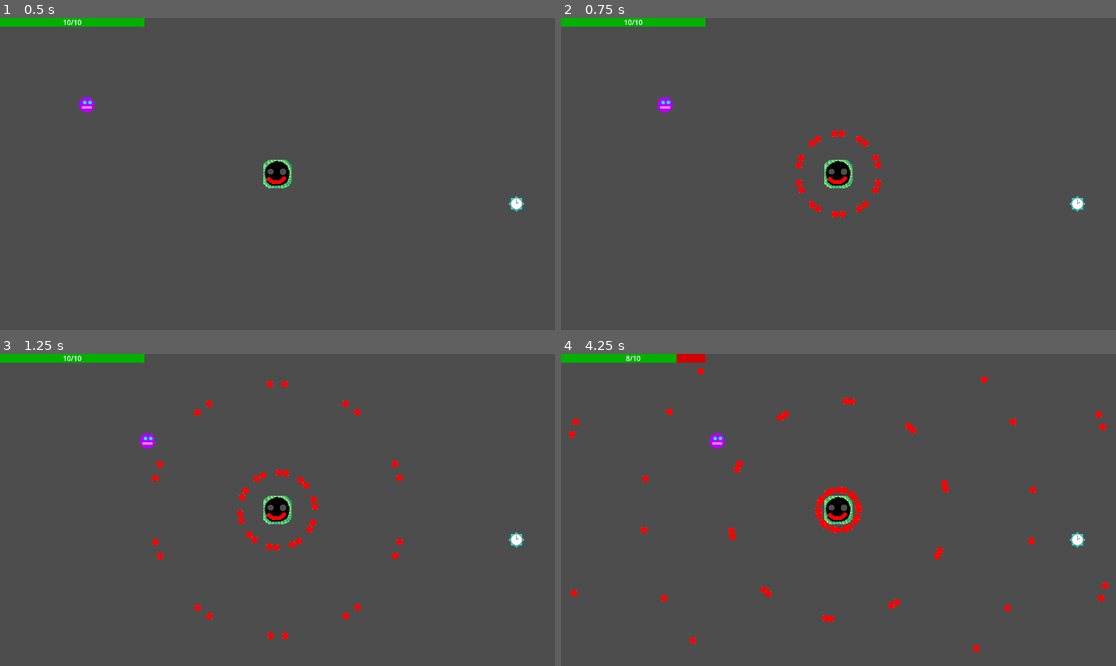
Above: before the commit, frames 1-4 (two rows, left to right).
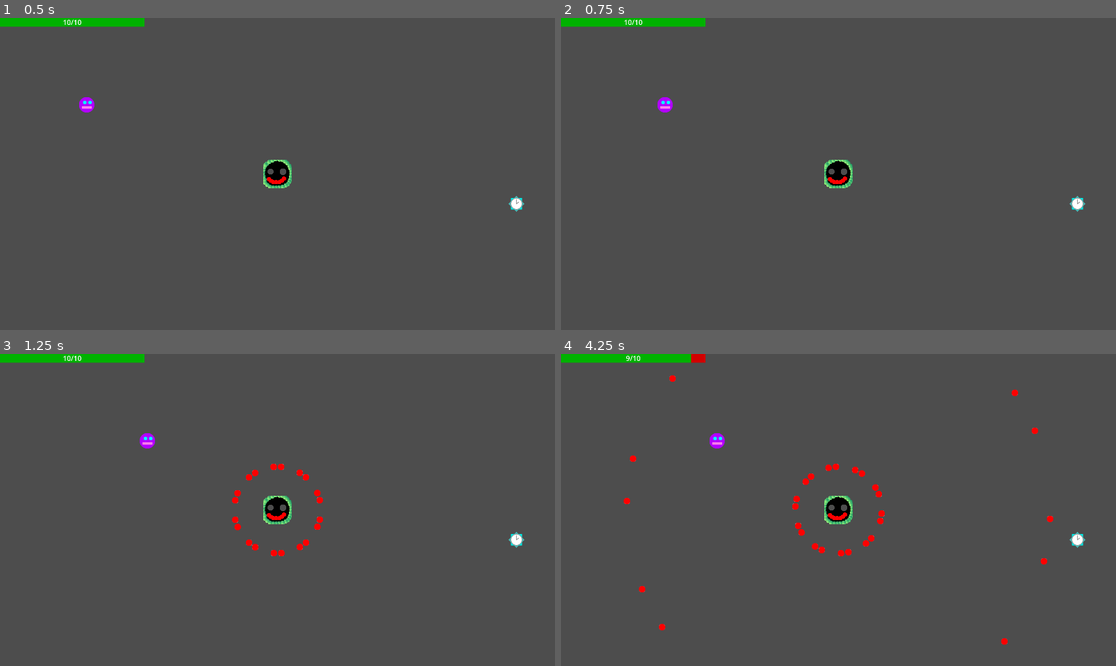
Above: after the commit, the same moments.

Repository: Antoine-Lagache/GameJam_2025
Game: Godot game, scene res://scene/main.tscn
Two runs of this game, one before a commit and one after it. Both use one fixed random seed, a clock stepped at 60 frames per second and the inputs below.
Inputs:
- Up to frame 1 (0.5 s): no input
- Up to frame 2 (0.75 s): tap Enter at 0.5 s; hold Right (right) from 0.53 s (still down)
- Up to frame 3 (1.25 s): keep holding Right (right)
- Up to frame 4 (4.25 s): release Right (right) at 1.28 s; hold Down (down) 1.28-2.03 s; hold Right (right) 2.03-2.78 s; hold Up (up) 2.78-3.53 s; hold Left (left) from 3.53 s (still down)

Frame 1 is identical in both runs. In frame 2, 0.4% of the frame differs, in the area x 42-58%, y 36-64%; in frame 3, 1.3%; in frame 4, 2.0%, in the area x 1-99%, y 0-96%.

Commit message:
euh ok j'ai abusé sur la difficulte

Diff:
--- a/gamejame/script/pattern.gd
+++ b/gamejame/script/pattern.gd
@@ -23,7 +23,7 @@
 
 func pattern_1():
 	while(pattern_id == 1):
-		await get_tree().create_timer(0.5).timeout # on attend une demi seconde
+		await get_tree().create_timer(1.0).timeout # on attend une demi seconde
 		if len(get_tree().get_nodes_in_group("bullet")) < bullet_limit and Global.time_speed:
 			var angle = randf_range(0, 2 * PI)
 			for i in range(10):
